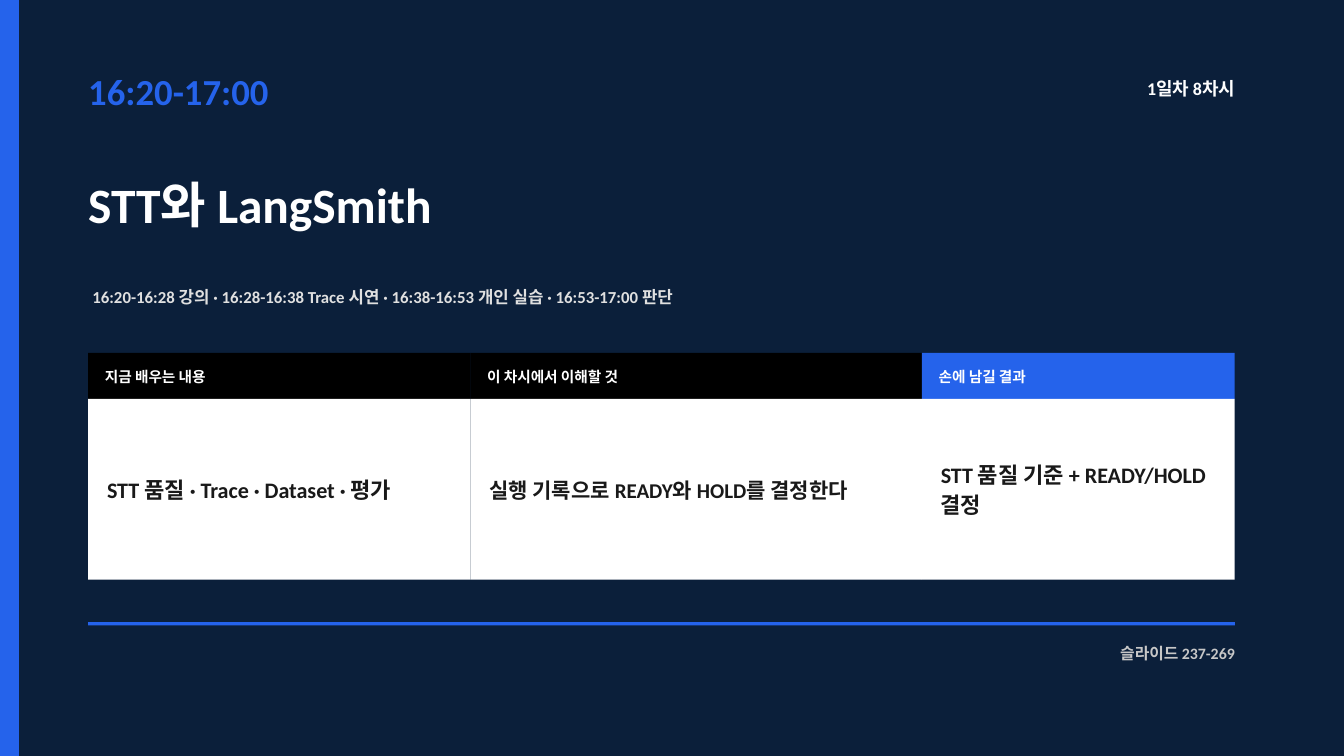
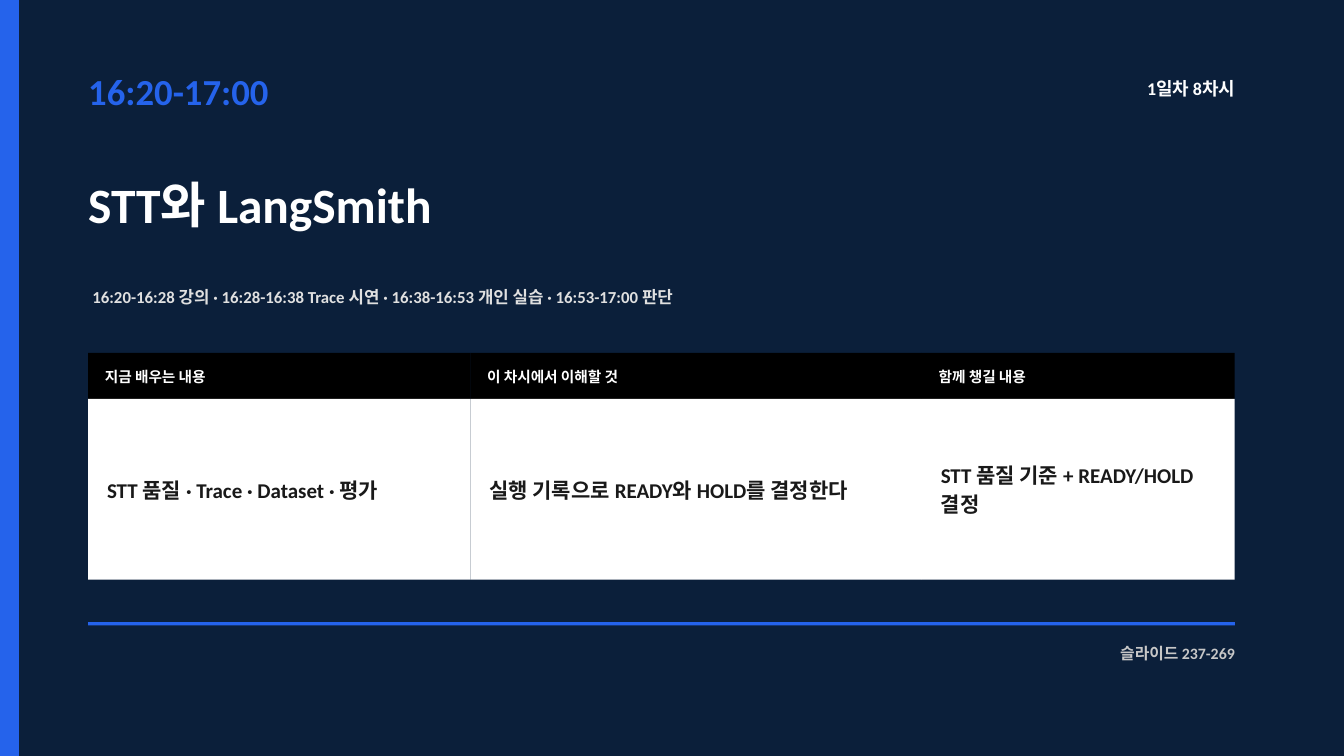
Before and after one commit to smilesjcha/llm-agent-and-workflow-automation, a slide deck: slide 237 of slides/IPA_LLM_Agent_업무자동화_Day1_2026-08-23_MUSINSA_PARTS_270p.pptx. Drawn at 1344x756 pixels with LibreOffice and Linux fonts; fonts in the diff are those of the drawing. Boxes give left, top, right and bottom in pixels: in the first picture for what was removed or moved away, otherwise in the second. Text is boxed around its words. In the diff, an @@ line names an element or a change of style, - is before the commit and + after.

```diff
--- a/slides/IPA_LLM_Agent_업무자동화_Day1_2026-08-23_MUSINSA_PARTS_270p.pptx
+++ b/slides/IPA_LLM_Agent_업무자동화_Day1_2026-08-23_MUSINSA_PARTS_270p.pptx
@@ rectangle at (x1=923, y1=353, x2=1235, y2=399): fill #2563EB to #000000 @@
@@ text at (x1=939, y1=369, x2=1026, y2=384): text changed @@
-손에 남길 결과
+함께 챙길 내용
@@ text "STT 품질 · Trace · ..." at (x1=107, y1=480, x2=379, y2=500): size 15.8 to 15 pt @@
@@ text "STT 품질 기준 + READY/HOLD ..." at (x1=941, y1=465, x2=1193, y2=514): size 15.8 to 15 pt @@
```
Also in this commit, not shown: 14 other slides changed, 15 other files.
